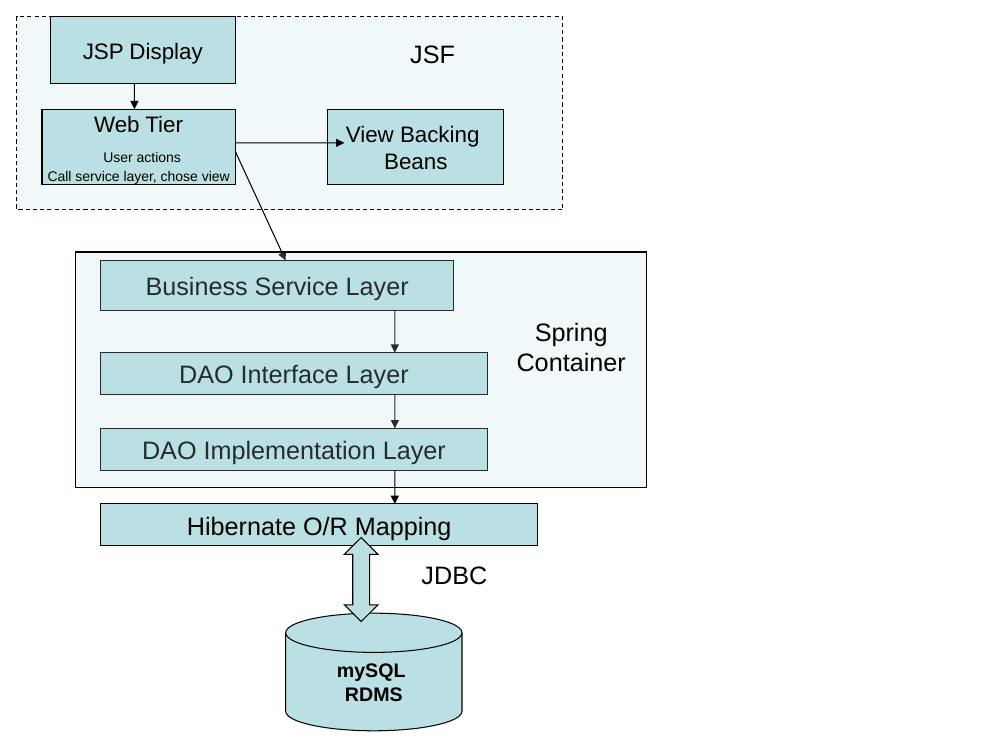
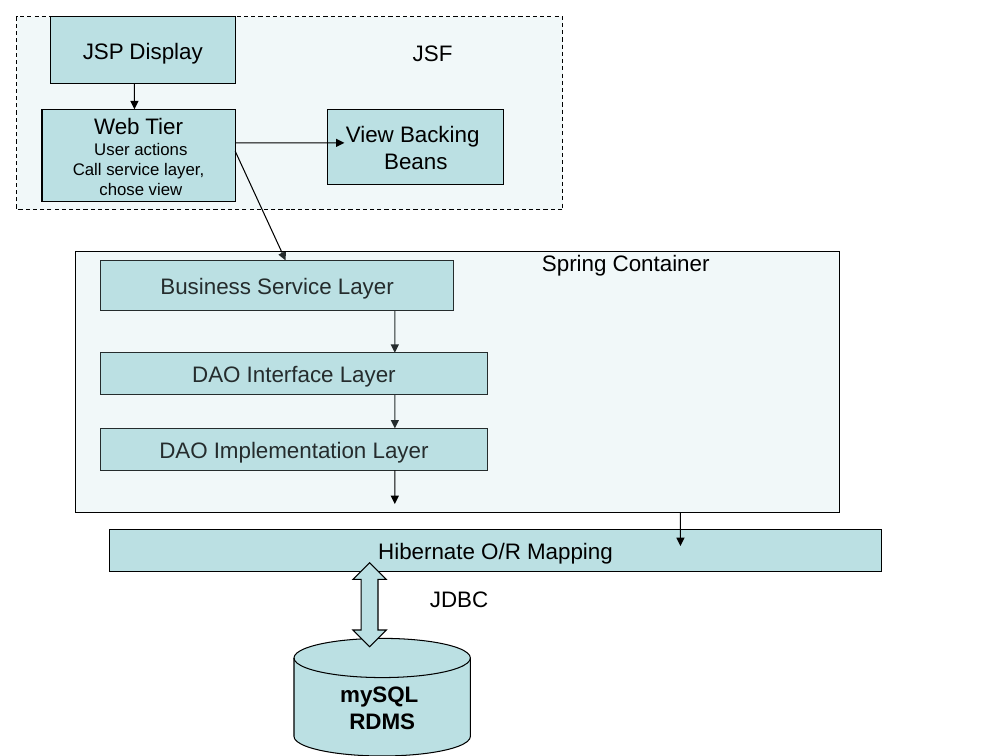
Before and after one commit to NCIP/cagrid-docs, a slide deck: slide 2 of docs/portal/AppLayerDiagram.ppt (slide 1 before the commit). Drawn at 1008x756 pixels with LibreOffice and Linux fonts; fonts in the diff are those of the drawing. Boxes give left, top, right and bottom in pixels: in the first picture for what was removed or moved away, otherwise in the second. Text is boxed around its words. In the diff, an @@ line names an element or a change of style, - is before the commit and + after.

```diff
--- a/docs/portal/AppLayerDiagram.ppt
+++ b/docs/portal/AppLayerDiagram.ppt
@@ rectangle "Web Tier": place and size @@
-rectangle "Web Tier" at (42,109,236,184)
+rectangle "Web Tier" at (42,109,236,202)
@@ text in rectangle at (94,143,187,155): size 10 to 12 pt in "User actions" @@
@@ text in rectangle at (73,163,204,195): text changed; size 10 to 12 pt @@
-Call service layer, chose view
+Call service layer,
+chose view
@@ rectangle: place and size @@
-rectangle at (76,252,647,487)
+rectangle at (76,252,840,512)
@@ size 18 to 16 pt; less space between paragraphs in 3 elements at (413,45,453,62), (430,591,488,608), (542,254,710,276) @@
@@ text "Spring Container": place and size @@
-text "Spring Container" at (517,322,626,372)
+text "Spring Container" at (542,254,710,276)
@@ size 18 to 16 pt in 4 elements at (101,353,487,395), (101,260,454,310), (101,428,487,471), (109,529,882,572) @@
@@ rectangle "Hibernate O/R Mapping": place and size @@
-rectangle "Hibernate O/R Mapping" at (101,504,537,546)
+rectangle "Hibernate O/R Mapping" at (109,529,882,572)
@@ arrow added from (680, 512) to (680, 546), #000000 0.74 pt @@
@@ up down arrow: place and size @@
-up down arrow at (345,537,378,621)
+up down arrow at (353,562,386,646)
@@ text "JDBC": place and size @@
-text "JDBC" at (421,566,487,585)
+text "JDBC" at (430,591,488,608)
@@ cylinder "mySQL": place and size @@
-cylinder "mySQL" at (285,613,462,731)
+cylinder "mySQL" at (294,638,471,756)
@@ cylinder "mySQL" at (294,638,471,756): size 14 to 16 pt @@
```
Also in this commit, not shown: 1 other slide changed, 2 slides added, 1 slide removed, 3 other files.
